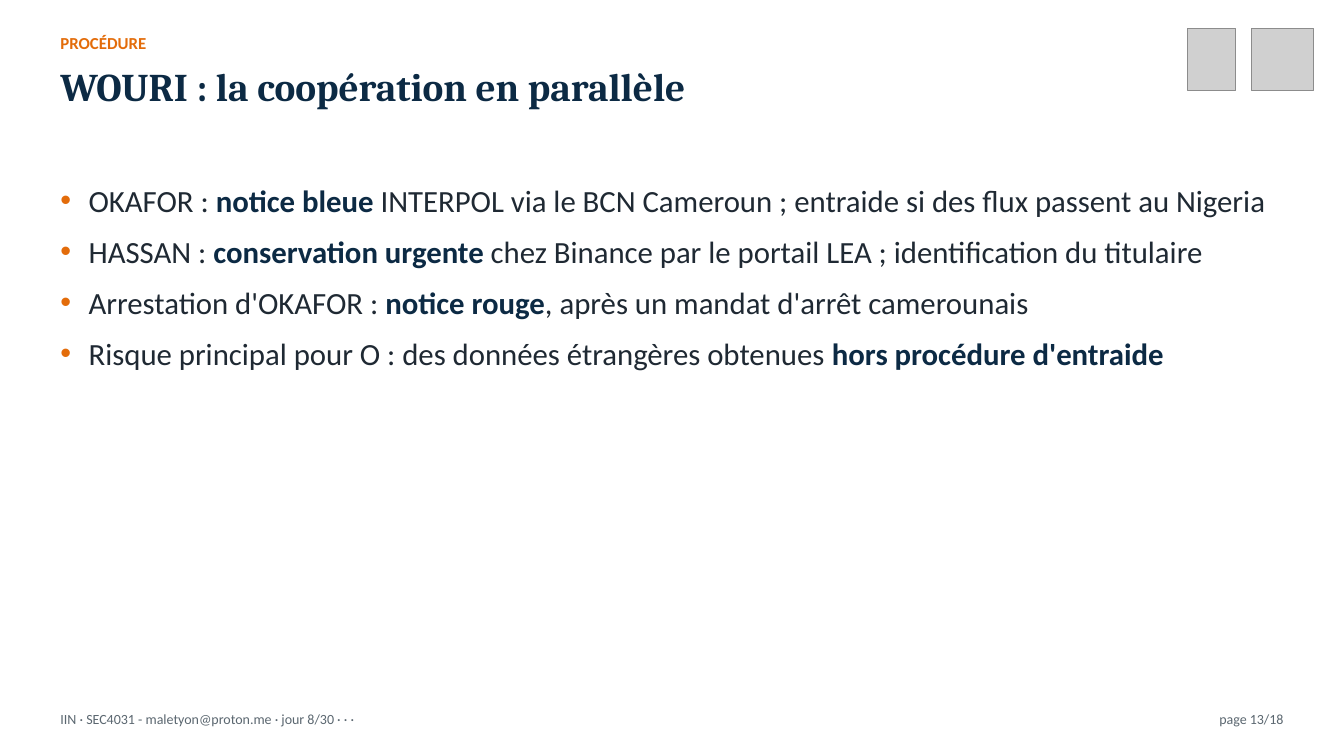
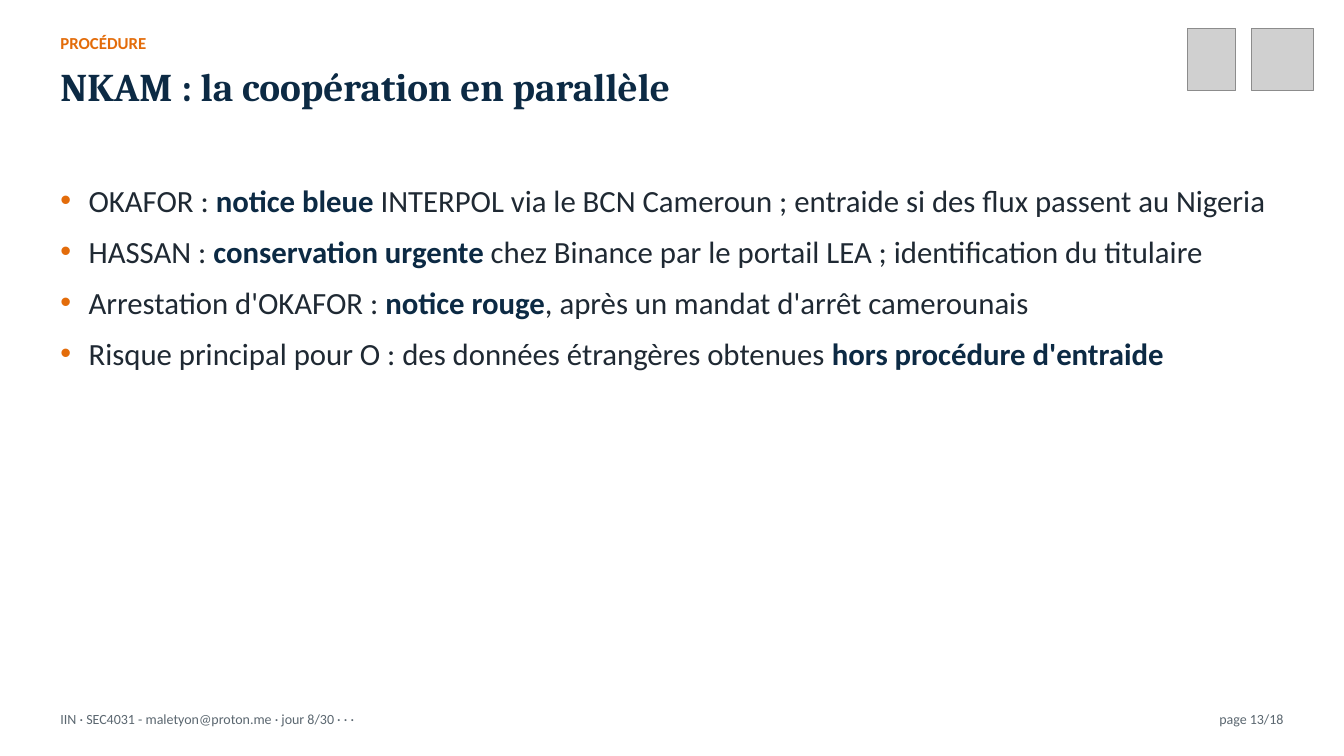
Before and after one commit to MaletYon/cours-iin, a slide deck: slide 13 of Présentation/IIN_J08.pptx. Drawn at 1344x756 pixels with LibreOffice and Linux fonts; fonts in the diff are those of the drawing; grey boxes stand for pictures. Boxes give left, top, right and bottom in pixels: in the first picture for what was removed or moved away, otherwise in the second. Text is boxed around its words. In the diff, an @@ line names an element or a change of style, - is before the commit and + after.

```diff
--- a/Présentation/IIN_J08.pptx
+++ b/Présentation/IIN_J08.pptx
@@ text at (60,73,670,110): text changed @@
-WOURI : la coopération en parallèle
+NKAM : la coopération en parallèle
```
Also in this commit, not shown: 4 other slides changed, 52 other files.
